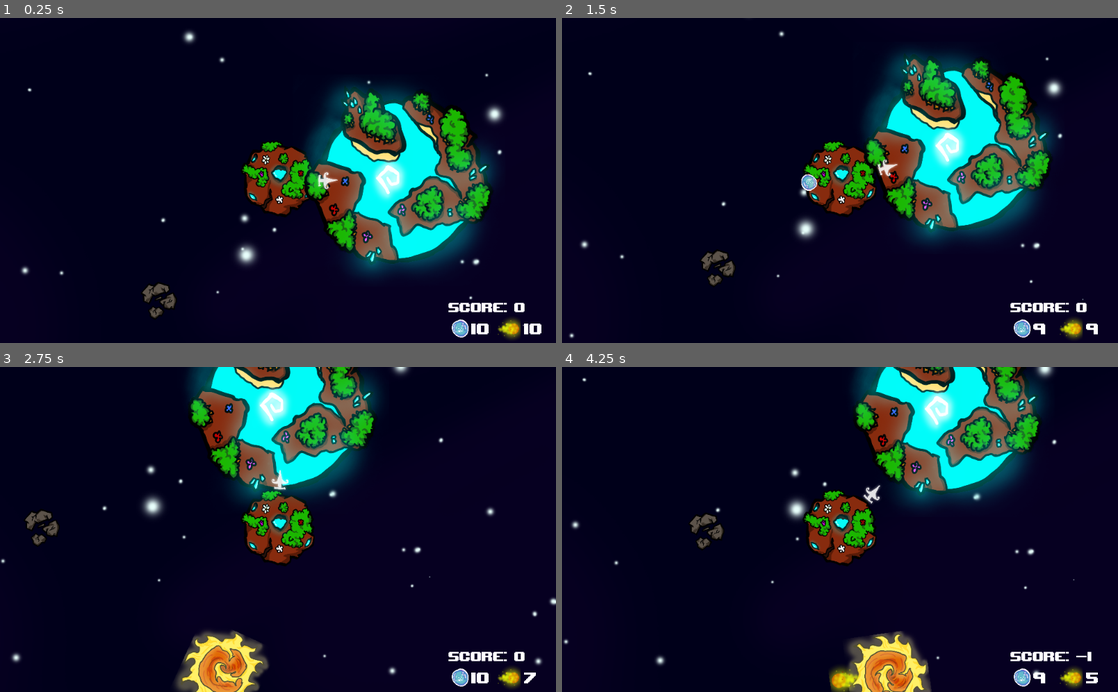
Above: before the commit, frames 1-4 (two rows, left to right).
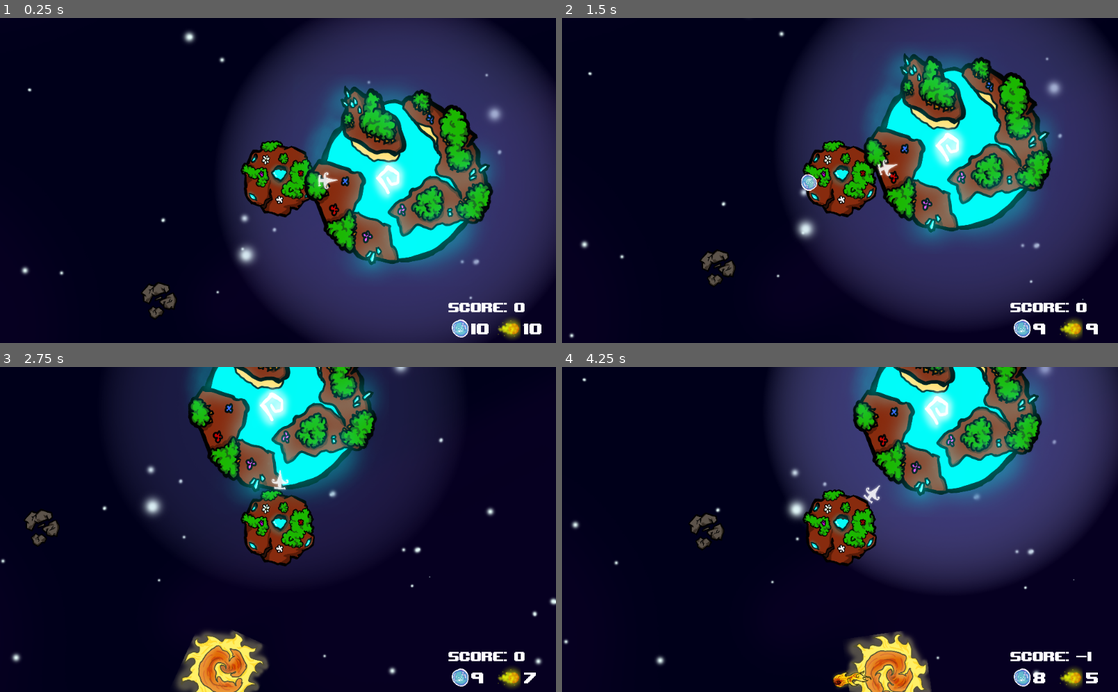
Above: after the commit, the same moments.

Repository: EddieBreeg/bubbles
Game: Godot game, scene res://src/main_scene.tscn
The game is run twice, just before and just after one commit, with the same random seed, the same clock (stepped at 60 frames per second) and the same inputs.
Inputs (mouse positions are in pixels of both pictures, inside the frame that each line leads up to):
- Up to frame 1 (0.25 s): no input
- Up to frame 2 (1.5 s): tap Enter at 0.5 s; move the mouse to (962, 164) at 0.52 s; hold Right (ui_right) 0.53-1.28 s; click (962, 164) at 0.6 s; tap Space at 1.25 s; move the mouse to (728, 196) at 1.27 s; hold Down (ui_down) from 1.28 s (still down); right-click (728, 196) at 1.35 s
- Up to frame 3 (2.75 s): click (166, 545) at 1.55 s; move the mouse to (333, 458) at 2.02 s; release Down (ui_down) at 2.03 s; hold Right (ui_right) from 2.03 s (still down); click (333, 458) at 2.1 s
- Up to frame 4 (4.25 s): move the mouse to (812, 594) at 2.77 s; release Right (ui_right) at 2.78 s; hold Up (ui_up) 2.78-3.53 s; click (812, 594) at 2.85 s; move the mouse to (1006, 578) at 3.52 s; hold Left (ui_left) from 3.53 s (still down); right-click (1006, 578) at 3.6 s; click (1006, 578) at 3.8 s

The runs differ from the first frame. In frame 1, 34% of the frame differs, in the area x 40-100%, y 0-100%; in frame 2, 32%; in frame 3, 16%; in frame 4, 23%.

Commit message:
edit(sprites): aura, bullets

Diff:
--- a/asteroid-proto/src/actors/Motherland.tscn
+++ b/asteroid-proto/src/actors/Motherland.tscn
@@ -1,18 +1,23 @@
-[gd_scene load_steps=5 format=2]
+[gd_scene load_steps=6 format=2]
 
 [ext_resource path="res://assets/motherland.png" type="Texture" id=1]
 [ext_resource path="res://src/actors/Motherland.gd" type="Script" id=2]
+[ext_resource path="res://src/Aura.tscn" type="PackedScene" id=3]
 
 [sub_resource type="CircleShape2D" id=1]
 radius = 302.884
 
 [sub_resource type="CircleShape2D" id=2]
-radius = 418.307
+radius = 619.606
 
 [node name="Motherland" type="KinematicBody2D"]
 collision_layer = 4
 collision_mask = 123
 script = ExtResource( 2 )
+
+[node name="Aura" parent="." instance=ExtResource( 3 )]
+scale = Vector2( 0.684622, 0.684622 )
+z_index = -1
 
 [node name="sprite" type="Sprite" parent="."]
 scale = Vector2( 0.652606, 0.652606 )
--- a/asteroid-proto/src/projectiles/BulletStone.tscn
+++ b/asteroid-proto/src/projectiles/BulletStone.tscn
@@ -1,10 +1,10 @@
 [gd_scene load_steps=4 format=2]
 
-[ext_resource path="res://assets/projectile1.png" type="Texture" id=1]
+[ext_resource path="res://assets/bullet_stone.png" type="Texture" id=1]
 [ext_resource path="res://src/projectiles/BulletStone.gd" type="Script" id=2]
 
 [sub_resource type="CircleShape2D" id=1]
-radius = 22.8138
+radius = 26.514
 
 [node name="BulletStone" type="RigidBody2D"]
 collision_layer = 16
@@ -14,9 +14,9 @@
 contact_monitor = true
 script = ExtResource( 2 )
 
-[node name="projectile1" type="Sprite" parent="."]
-position = Vector2( -31.1791, 1.93216 )
-scale = Vector2( 0.213829, 0.213829 )
+[node name="bullet_stone" type="Sprite" parent="."]
+position = Vector2( -58.5681, 7.231 )
+scale = Vector2( 0.322709, 0.322709 )
 texture = ExtResource( 1 )
 
 [node name="Hitbox" type="CollisionShape2D" parent="."]
--- a/asteroid-proto/src/projectiles/EnemyBullet.tscn
+++ b/asteroid-proto/src/projectiles/EnemyBullet.tscn
@@ -1,6 +1,6 @@
 [gd_scene load_steps=4 format=2]
 
-[ext_resource path="res://assets/projectile1.png" type="Texture" id=1]
+[ext_resource path="res://assets/bouledeFeuu.png" type="Texture" id=1]
 [ext_resource path="res://src/projectiles/EnemyBullet.gd" type="Script" id=2]
 
 [sub_resource type="CircleShape2D" id=1]
@@ -14,9 +14,9 @@
 contact_monitor = true
 script = ExtResource( 2 )
 
-[node name="projectile1" type="Sprite" parent="."]
-position = Vector2( -31.1791, 1.93216 )
-scale = Vector2( 0.213829, 0.213829 )
+[node name="bouledeFeuu" type="Sprite" parent="."]
+position = Vector2( -41.9146, 3.72838 )
+scale = Vector2( 0.303714, 0.303714 )
 texture = ExtResource( 1 )
 
 [node name="Hitbox" type="CollisionShape2D" parent="."]
